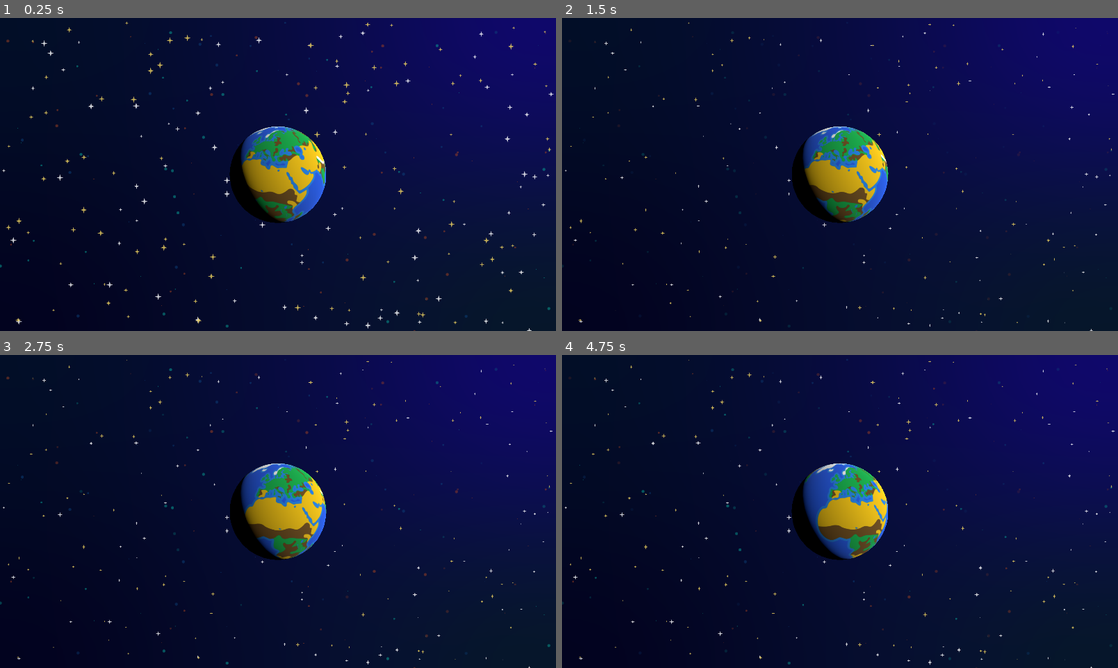
Above: before the commit, frames 1-4 (two rows, left to right).
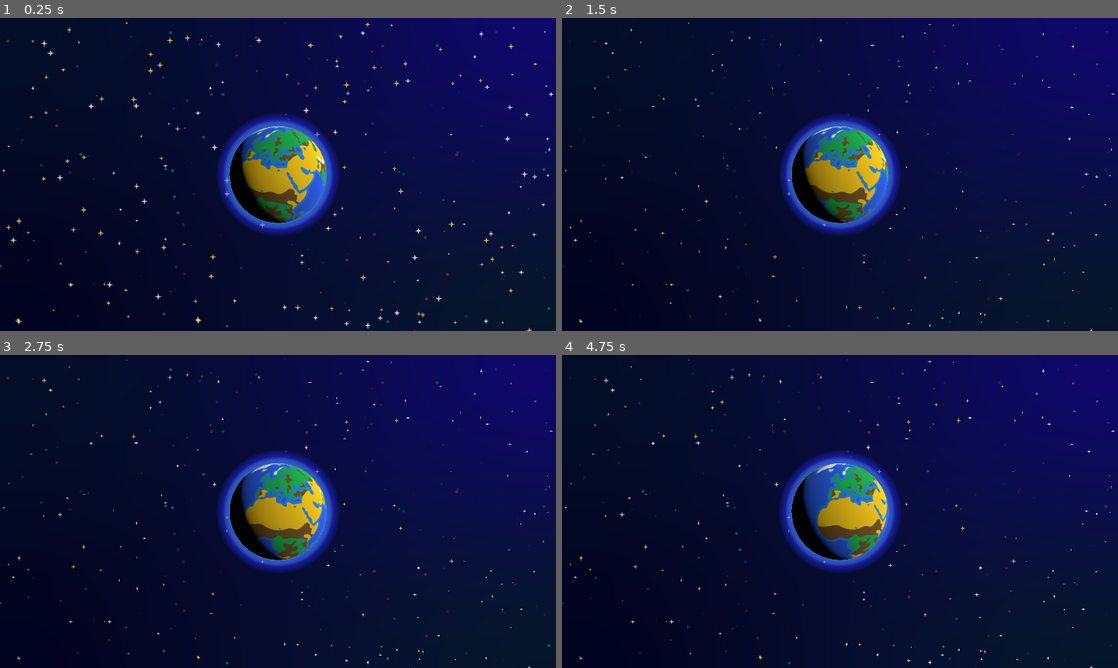
Above: after the commit, the same moments.

Repository: Assasquid/space_junkers
Game: Godot game, scene res://level.tscn
Same seed, same stepped clock (60 frames per second), same inputs: the game is played once before the commit and once after it.
Inputs (mouse positions are in pixels of both pictures, inside the frame that each line leads up to):
- Up to frame 1 (0.25 s): no input
- Up to frame 2 (1.5 s): move the mouse to (962, 158) at 0.52 s; move the mouse to (728, 190) at 1.27 s
- Up to frame 3 (2.75 s): move the mouse to (333, 442) at 2.02 s
- Up to frame 4 (4.75 s): move the mouse to (812, 574) at 2.77 s; move the mouse to (1006, 558) at 3.52 s; move the mouse to (673, 464) at 4.27 s

The runs differ from the first frame. In frame 1, 2.4% of the frame differs, in the area x 3-97%, y 1-100%; in frame 2, 2.4%; in frame 3, 2.6%; in frame 4, 2.6%, in the area x 1-100%, y 1-100%.

Commit message:
Change the atmosphere.

Diff:
--- a/background/stars/white_star_l.tscn
+++ b/background/stars/white_star_l.tscn
@@ -1,7 +1,7 @@
 [gd_scene load_steps=3 format=3 uid="uid://blj23us0elcd5"]
 
 [ext_resource type="Texture2D" uid="uid://w6b3imxt2p4p" path="res://assets/background/WhiteStar_L.png" id="1_av5qp"]
-[ext_resource type="Script" path="res://background/stars/stars.gd" id="2_vt8yy"]
+[ext_resource type="Script" path="res://background/stars_and_atmosphere.gd" id="2_vt8yy"]
 
 [node name="WhiteStarL" type="Sprite2D"]
 texture = ExtResource("1_av5qp")
--- a/background/stars/white_star_m.tscn
+++ b/background/stars/white_star_m.tscn
@@ -1,7 +1,7 @@
 [gd_scene load_steps=3 format=3 uid="uid://dxc87cg73q335"]
 
 [ext_resource type="Texture2D" uid="uid://txkho8ld7o0v" path="res://assets/background/WhiteStar_M.png" id="1_hr5ie"]
-[ext_resource type="Script" path="res://background/stars/stars.gd" id="2_uu1qo"]
+[ext_resource type="Script" path="res://background/stars_and_atmosphere.gd" id="2_uu1qo"]
 
 [node name="WhiteStarM" type="Sprite2D"]
 texture = ExtResource("1_hr5ie")
--- a/background/stars/white_star_s.tscn
+++ b/background/stars/white_star_s.tscn
@@ -1,7 +1,7 @@
 [gd_scene load_steps=3 format=3 uid="uid://ctj7m7141k3my"]
 
 [ext_resource type="Texture2D" uid="uid://vud5q0gwk6qh" path="res://assets/background/WhiteStar_S.png" id="1_gi3s6"]
-[ext_resource type="Script" path="res://background/stars/stars.gd" id="2_t7yva"]
+[ext_resource type="Script" path="res://background/stars_and_atmosphere.gd" id="2_t7yva"]
 
 [node name="WhiteStarS" type="Sprite2D"]
 texture = ExtResource("1_gi3s6")
--- a/background/stars/white_star_xl.tscn
+++ b/background/stars/white_star_xl.tscn
@@ -1,7 +1,7 @@
 [gd_scene load_steps=3 format=3 uid="uid://dy28kedpeociu"]
 
 [ext_resource type="Texture2D" uid="uid://bdddyuyek4if3" path="res://assets/background/WhiteStar_XL.png" id="1_mde1b"]
-[ext_resource type="Script" path="res://background/stars/stars.gd" id="2_klk4v"]
+[ext_resource type="Script" path="res://background/stars_and_atmosphere.gd" id="2_klk4v"]
 
 [node name="WhiteStarXL" type="Sprite2D"]
 texture = ExtResource("1_mde1b")
--- a/background/stars/yellow_star_l.tscn
+++ b/background/stars/yellow_star_l.tscn
@@ -1,7 +1,7 @@
 [gd_scene load_steps=3 format=3 uid="uid://cj87a88dcr4rh"]
 
 [ext_resource type="Texture2D" uid="uid://botdwsb6oym7h" path="res://assets/background/YellowStar_L.png" id="1_hhq5p"]
-[ext_resource type="Script" path="res://background/stars/stars.gd" id="2_8ovyd"]
+[ext_resource type="Script" path="res://background/stars_and_atmosphere.gd" id="2_8ovyd"]
 
 [node name="YellowStarL" type="Sprite2D"]
 texture = ExtResource("1_hhq5p")
--- a/background/stars/yellow_star_m.tscn
+++ b/background/stars/yellow_star_m.tscn
@@ -1,7 +1,7 @@
 [gd_scene load_steps=3 format=3 uid="uid://clfeurb70meac"]
 
 [ext_resource type="Texture2D" uid="uid://bf8ujs45addsn" path="res://assets/background/YellowStar_M.png" id="1_e153y"]
-[ext_resource type="Script" path="res://background/stars/stars.gd" id="2_1l87t"]
+[ext_resource type="Script" path="res://background/stars_and_atmosphere.gd" id="2_1l87t"]
 
 [node name="YellowStarM" type="Sprite2D"]
 texture = ExtResource("1_e153y")
--- a/background/stars/yellow_star_s.tscn
+++ b/background/stars/yellow_star_s.tscn
@@ -1,7 +1,7 @@
 [gd_scene load_steps=3 format=3 uid="uid://cjjp6c3sjsgea"]
 
 [ext_resource type="Texture2D" uid="uid://bh41ikji8lpg7" path="res://assets/background/YellowStar_S.png" id="1_stqrf"]
-[ext_resource type="Script" path="res://background/stars/stars.gd" id="2_oyg2o"]
+[ext_resource type="Script" path="res://background/stars_and_atmosphere.gd" id="2_oyg2o"]
 
 [node name="YellowStarS" type="Sprite2D"]
 texture = ExtResource("1_stqrf")
--- a/background/stars/yellow_star_xl.tscn
+++ b/background/stars/yellow_star_xl.tscn
@@ -1,7 +1,7 @@
 [gd_scene load_steps=3 format=3 uid="uid://cnmkrxx1d6lcb"]
 
 [ext_resource type="Texture2D" uid="uid://bwpphshkbsiny" path="res://assets/background/YellowStar_XL.png" id="1_gvnfr"]
-[ext_resource type="Script" path="res://background/stars/stars.gd" id="2_72616"]
+[ext_resource type="Script" path="res://background/stars_and_atmosphere.gd" id="2_72616"]
 
 [node name="YellowStarXL" type="Sprite2D"]
 texture = ExtResource("1_gvnfr")
--- a/earth/earth_2d.tscn
+++ b/earth/earth_2d.tscn
@@ -1,6 +1,9 @@
-[gd_scene load_steps=4 format=3 uid="uid://cetvsk3irb8uo"]
+[gd_scene load_steps=7 format=3 uid="uid://cetvsk3irb8uo"]
 
 [ext_resource type="PackedScene" uid="uid://ohs4wgkrltcv" path="res://earth/earth.tscn" id="1_5nof3"]
+[ext_resource type="Texture2D" uid="uid://dhcmg84oj4iuu" path="res://background/EarthAtmosphereBackLayer.png" id="1_65el8"]
+[ext_resource type="Script" path="res://background/stars_and_atmosphere.gd" id="2_3q18g"]
+[ext_resource type="Texture2D" uid="uid://dphr14dlnsk0c" path="res://background/EarthAtmosphereFrontLayer.png" id="2_lpk52"]
 
 [sub_resource type="ViewportTexture" id="ViewportTexture_tmgdq"]
 viewport_path = NodePath("SubViewport")
@@ -9,6 +12,25 @@
 radius = 166.0
 
 [node name="Earth2D" type="Area2D"]
+
+[node name="AtmosphereBack" type="Sprite2D" parent="."]
+modulate = Color(1, 1, 1, 0.705882)
+position = Vector2(960, 540)
+texture = ExtResource("1_65el8")
+script = ExtResource("2_3q18g")
+initial_scale = 1.0
+target_scale = 0.99
+min_duration = 1.24
+max_duration = 2.19
+
+[node name="AtmosphereFront" type="Sprite2D" parent="."]
+position = Vector2(960, 540)
+texture = ExtResource("2_lpk52")
+script = ExtResource("2_3q18g")
+initial_scale = 1.0
+target_scale = 0.993
+min_duration = 1.24
+max_duration = 2.19
 
 [node name="Sprite2D" type="Sprite2D" parent="."]
 position = Vector2(960, 540)
Binary file added: background/EarthAtmosphereBackLayer.png
Not shown, added: background/EarthAtmosphereBackLayer.png.import
Binary file added: background/EarthAtmosphereFrontLayer.png
Not shown, added: background/EarthAtmosphereFrontLayer.png.import
Renamed: background/stars/stars.gd -> background/stars_and_atmosphere.gd
